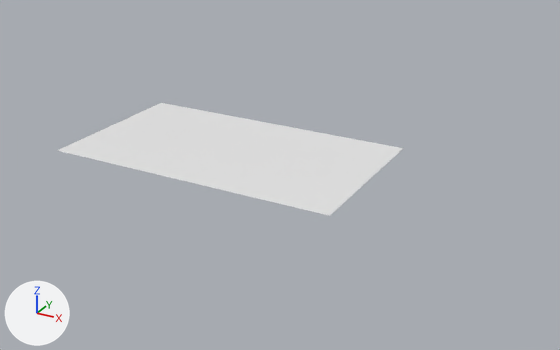
The FBX model basis.fbx: old version first, new version second.
Before and after are seen from a 50 mm lens placed at (86.1, -141.9, 67.2), pointed at (8.1, -0.1, -3.7). Lighting does not change. The marker at lower left points along +X, +Y and +Z.
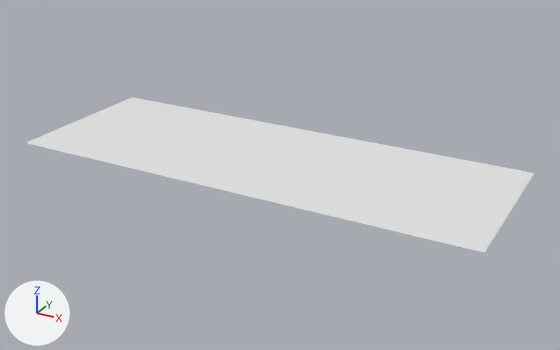
Where the change shows, as pixel boxes (x1, y1, x2, y2) in the pictures (560 x 350 px):
'Plane', reshaped (47% wider, 38% taller): before (57, 103, 403, 216); after (26, 97, 534, 253)
part 1 of me_plane, built on: before (101, 119, 157, 138); after (26, 97, 160, 150)
part 2 of me_plane, added: after (330, 148, 534, 253)

Diff of the bpy script that builds the scene:
```diff
--- a/basis.fbx.py
+++ b/basis.fbx.py
@@ mat_zolyte @@
+mat_zolyte = principled_material('zolyte')
+mat_zolyte.base_color = (0.8, 0.8, 0.8)  # white #e7e7e7
+mat_zolyte.roughness = 0.553
@@ me_plane @@
 # used by ob_plane; location = (0.0, 0.0, 0.0)
-me_plane.from_pydata(...)  # 2272 vertices, 2107 faces; spans x -40.0..30.0, y -20.0..20.0, z 0.0
+me_plane.from_pydata(...)  # 2359 vertices, 2171 faces; spans x -50.0..60.0, y -20.0..20.0, z 0.0
+# me_plane part 1
+# 1 face is deleted
+# 27 vertices are added at x -50.0..-40.0, y -6.0..6.0, z 0.0
+# 6 new vertices lie (-5.0, 0.0, 0.0) away from vertices in x -40.0, y -20.0..20.0, z 0.0
+# 6 new vertices lie (-5.0, 0.0, 0.0) away from vertices in x -45.0, y -20.0..20.0, z 0.0
+# 2 new faces join them, mat_takas (white #e7e7e7)
+# 24 new faces join them, mat_zolyte (white #e7e7e7)
+# me_plane part 2
+# 8 new vertices lie (5.0, 0.0, 0.0) away from vertices in x 30.0, y -20.0..20.0, z 0.0
+# 8 new vertices lie (5.0, 0.0, 0.0) away from vertices in x 35.0, y -20.0..20.0, z 0.0
+# 8 new vertices lie (5.0, 0.0, 0.0) away from vertices in x 40.0, y -20.0..20.0, z 0.0
+# 8 new vertices lie (5.0, 0.0, 0.0) away from vertices in x 45.0, y -20.0..20.0, z 0.0
+# 8 new vertices lie (5.0, 0.0, 0.0) away from vertices in x 50.0, y -20.0..20.0, z 0.0
+# 8 new vertices lie (5.0, 0.0, 0.0) away from vertices in x 55.0, y -20.0..20.0, z 0.0
+# 36 new faces join them, mat_zolyte (white #e7e7e7)
+# 3 new faces join them, mat_takas (white #e7e7e7)
 me_plane.materials.append(mat_takas)
@@ me_plane @@
 me_plane.materials.append(mat_langelis2)
+me_plane.materials.append(mat_zolyte)  # white #e7e7e7
```
